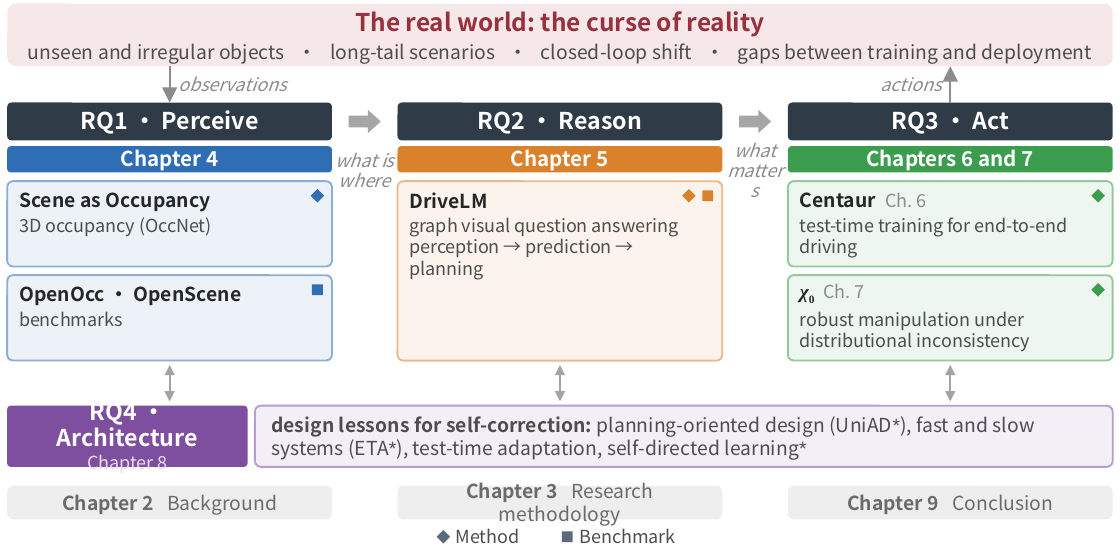
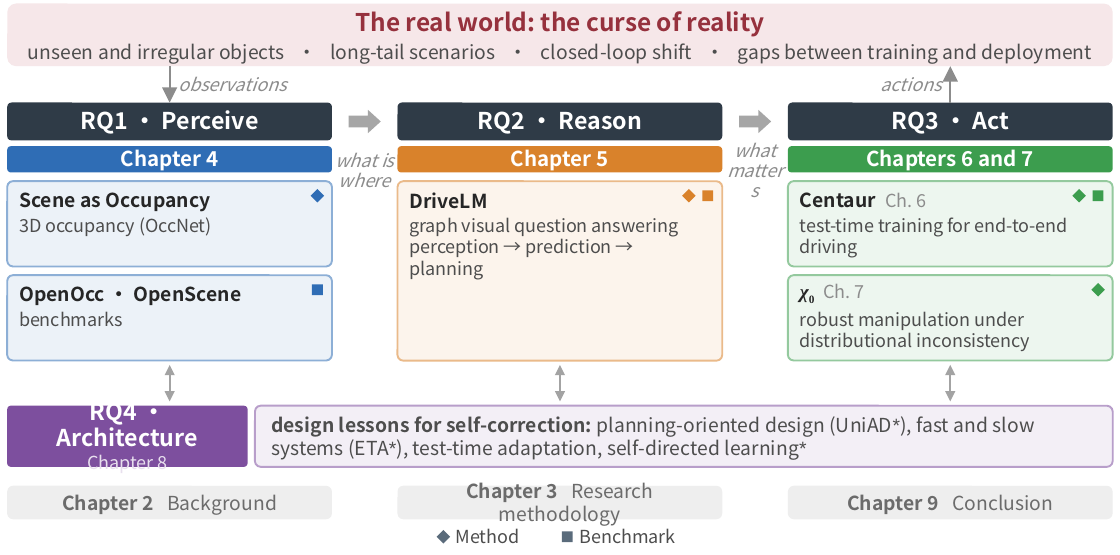
Before and after one commit to ChonghaoSima/hku-thesis-overleaf, a slide deck: slide 1 of ch-introduction/figures/thesis_overview.pptx. Drawn at 1120x555 pixels with LibreOffice and Linux fonts; fonts in the diff are those of the drawing. Boxes give left, top, right and bottom in pixels: in the first picture for what was removed or moved away, otherwise in the second. Text is boxed around its words. In the diff, an @@ line names an element or a change of style, - is before the commit and + after.

```diff
--- a/ch-introduction/figures/thesis_overview.pptx
+++ b/ch-introduction/figures/thesis_overview.pptx
@@ diamond: place and size @@
-diamond at [1092, 189, 1105, 202]
+diamond at [1074, 189, 1087, 202]
@@ rectangle added at [1094, 191, 1105, 202], fill #3C9D4E @@
```
Also in this commit, not shown: 26 other files.
